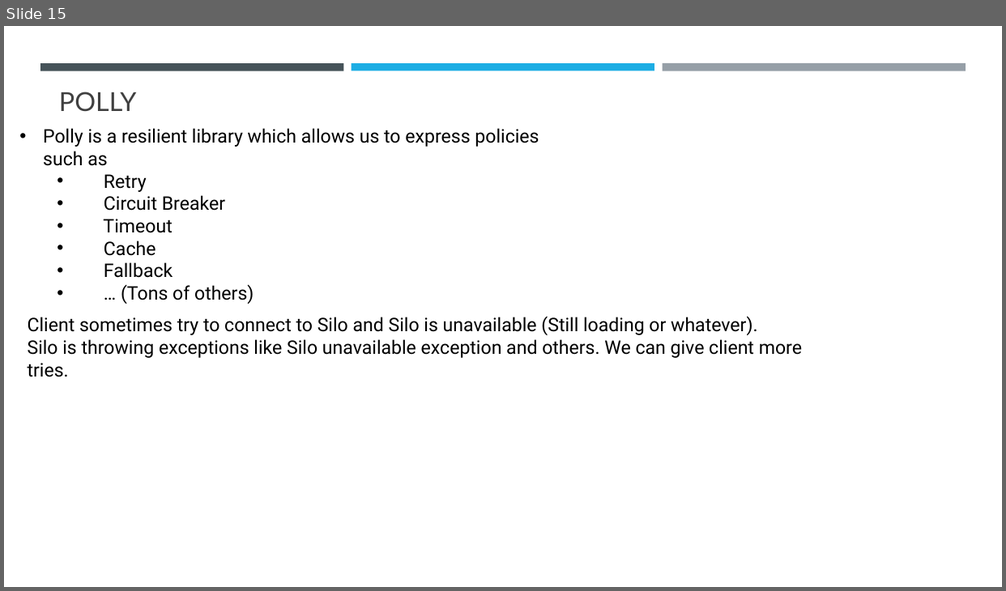
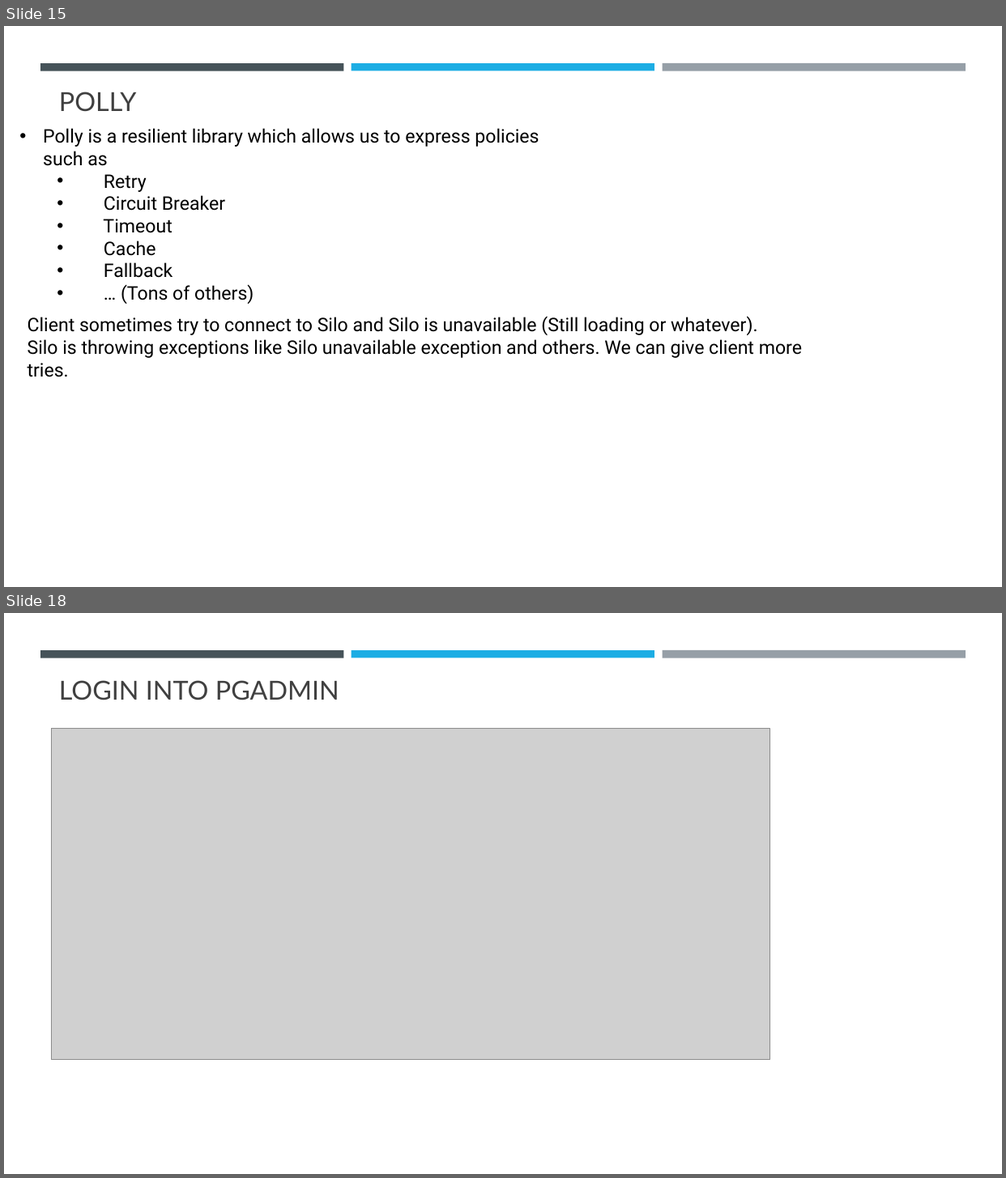
Before and after one commit to sansindia85/Orleans, a slide deck: Presentation/Microsoft Orleans.pptx. Shown one above the other, each under a label of ours: slide 15 before the commit, slides 15 and 18 after it; the slides between them are not shown. The pictures are 1006x591 and 1006x1178 pixels, drawn with LibreOffice and Linux fonts; fonts in the diff are those of the drawing; grey boxes stand for pictures. Boxes give left, top, right and bottom in pixels: in the first picture for what was removed or moved away, otherwise in the second. Text is boxed around its words. In the diff, an @@ line names an element or a change of style, - is before the commit and + after.

```diff
--- a/Presentation/Microsoft Orleans.pptx
+++ b/Presentation/Microsoft Orleans.pptx
@@ slide 18 added at (4,613,1002,1174), background #FFFFFF; not listed: 3 template elements that a slide beside it also shows @@
@@ title added at (59,680,339,700), 25.2 pt, text #404040 @@
+LOGIN INTO PGADMIN
@@ picture added at (52,728,769,1060) @@
```
Also in this commit, not shown: 5 other slides added, 11 other files.
